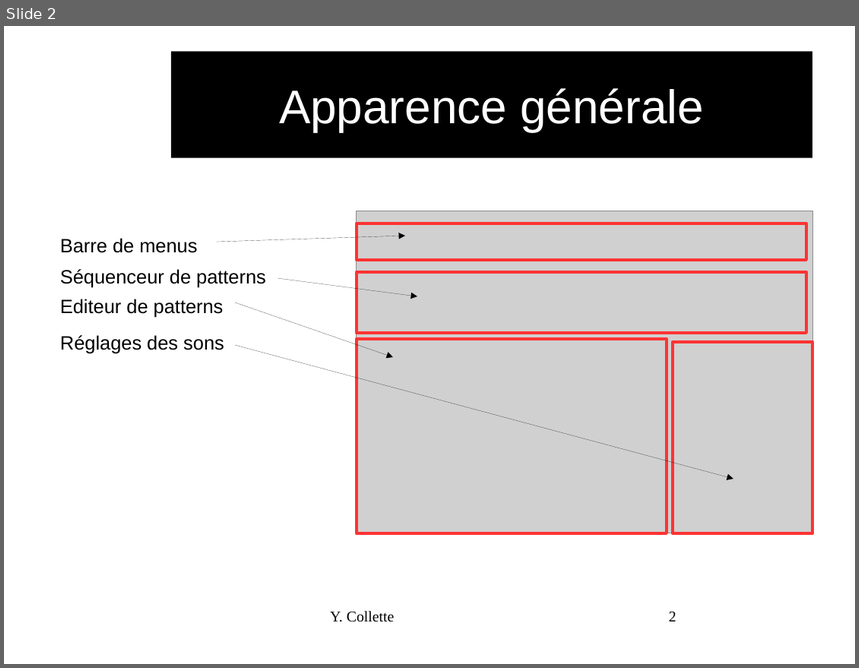
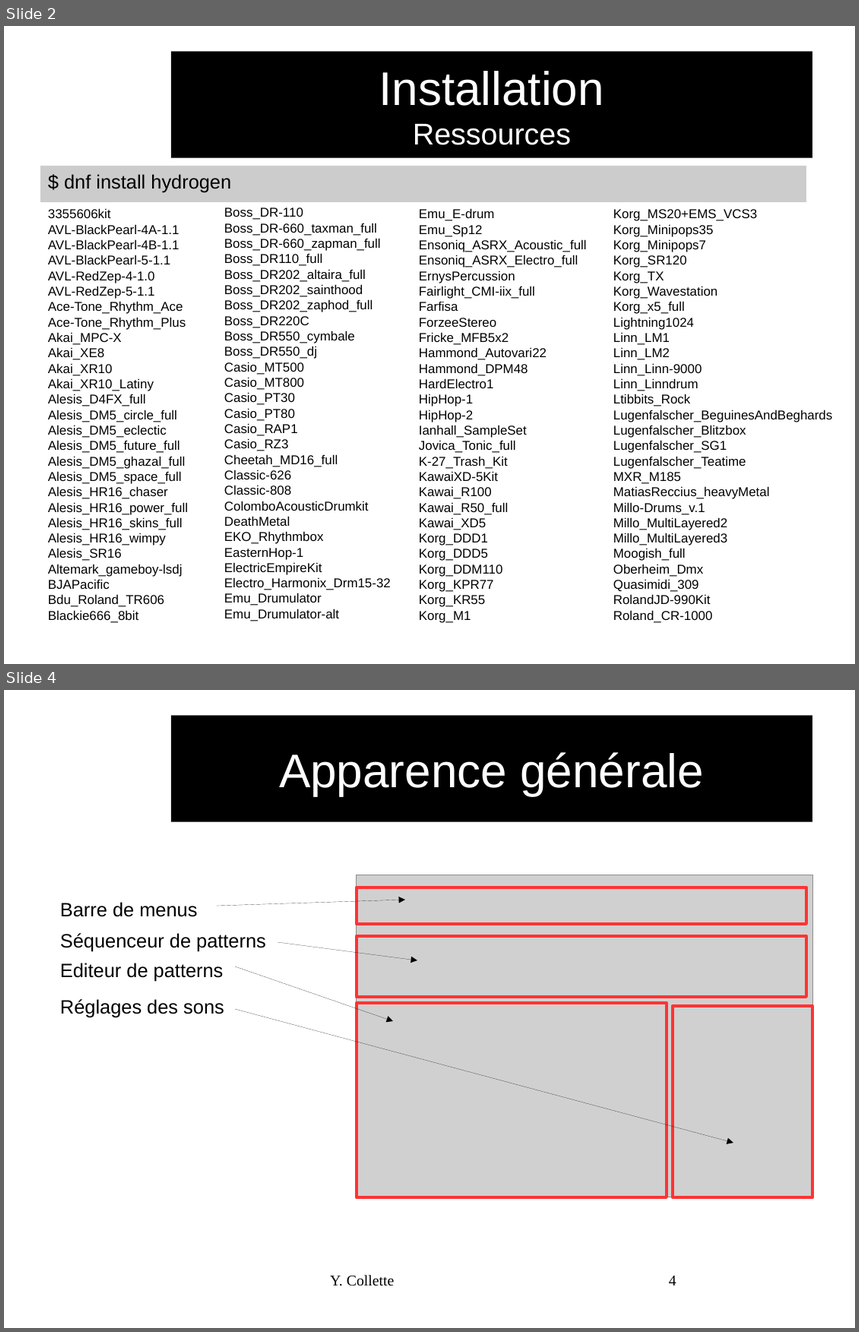
Before and after one commit to audinux/audinux.github.io, a slide deck: workshop/audio/Hydrogen.odp. Shown one above the other, each under a label of ours: slide 2 before the commit, slides 2 and 4 after it; the slides between them are not shown. The pictures are 859x668 and 859x1332 pixels, drawn with LibreOffice and Linux fonts; fonts in the diff are those of the drawing; grey boxes stand for pictures; background and template pictures are left out. Boxes give left, top, right and bottom in pixels: in the first picture for what was removed or moved away, otherwise in the second. Text is boxed around its words. In the diff, an @@ line names an element or a change of style, - is before the commit and + after.

```diff
--- a/workshop/audio/Hydrogen.odp
+++ b/workshop/audio/Hydrogen.odp
@@ slide 2 added at (4,26,855,664), background #FFFFFF @@
@@ title added at (172,52,813,158), fill #000000, 44 pt, text #FFFFFF @@
+Installation
+Ressources
@@ rectangle added at (40,166,807,202), fill #CCCCCC, 18 pt, text #000000 @@
+$ dnf install hydrogen
@@ text added at (224,208,391,606), 12 pt, text #000000 @@
+Boss_DR-110
+Boss_DR-660_taxman_full
+Boss_DR-660_zapman_full
+Boss_DR110_full
+Boss_DR202_altaira_full
+Boss_DR202_sainthood
+Boss_DR202_zaphod_full
+Boss_DR220C
+Boss_DR550_cymbale
+Boss_DR550_dj
+Casio_MT500
+Casio_MT800
+Casio_PT30
+Casio_PT80
+Casio_RAP1
+Casio_RZ3
+Cheetah_MD16_full
+Classic-626
+Classic-808
+ColomboAcousticDrumkit
+DeathMetal
+EKO_Rhythmbox
+EasternHop-1
+ElectricEmpireKit
+Electro_Harmonix_Drm15-32
+Emu_Drumulator
+Emu_Drumulator-alt
@@ text added at (48,208,188,607), 12 pt, text #000000 @@
+3355606kit
+AVL-BlackPearl-4A-1.1
+AVL-BlackPearl-4B-1.1
+AVL-BlackPearl-5-1.1
+AVL-RedZep-4-1.0
+AVL-RedZep-5-1.1
+Ace-Tone_Rhythm_Ace
+Ace-Tone_Rhythm_Plus
+Akai_MPC-X
+Akai_XE8
+Akai_XR10
+Akai_XR10_Latiny
+Alesis_D4FX_full
+Alesis_DM5_circle_full
+Alesis_DM5_eclectic
+Alesis_DM5_future_full
+Alesis_DM5_ghazal_full
+Alesis_DM5_space_full
+Alesis_HR16_chaser
+Alesis_HR16_power_full
+Alesis_HR16_skins_full
+Alesis_HR16_wimpy
+Alesis_SR16
+Altemark_gameboy-lsdj
+BJAPacific
+Bdu_Roland_TR606
+Blackie666_8bit
@@ text added at (419,208,587,607), 12 pt, text #000000 @@
+Emu_E-drum
+Emu_Sp12
+Ensoniq_ASRX_Acoustic_full
+Ensoniq_ASRX_Electro_full
+ErnysPercussion
+Fairlight_CMI-iix_full
+Farfisa
+ForzeeStereo
+Fricke_MFB5x2
+Hammond_Autovari22
+Hammond_DPM48
+HardElectro1
+HipHop-1
+HipHop-2
+Ianhall_SampleSet
+Jovica_Tonic_full
+K-27_Trash_Kit
+KawaiXD-5Kit
+Kawai_R100
+Kawai_R50_full
+Kawai_XD5
+Korg_DDD1
+Korg_DDD5
+Korg_DDM110
+Korg_KPR77
+Korg_KR55
+Korg_M1
@@ text added at (614,209,832,604), 12 pt, text #000000 @@
+Korg_MS20+EMS_VCS3
+Korg_Minipops35
+Korg_Minipops7
+Korg_SR120
+Korg_TX
+Korg_Wavestation
+Korg_x5_full
+Lightning1024
+Linn_LM1
+Linn_LM2
+Linn_Linn-9000
+Linn_Linndrum
+Ltibbits_Rock
+Lugenfalscher_BeguinesAndBeghards
+Lugenfalscher_Blitzbox
+Lugenfalscher_SG1
+Lugenfalscher_Teatime
+MXR_M185
+MatiasReccius_heavyMetal
+Millo-Drums_v.1
+Millo_MultiLayered2
+Millo_MultiLayered3
+Moogish_full
+Oberheim_Dmx
+Quasimidi_309
+RolandJD-990Kit
+Roland_CR-1000
@@ what was slide 2 is now slide 4 @@
@@ page number at (669,1276,677,1286): text changed @@
-2
+4
```
Also in this commit, not shown: 2 other slides added, 20 other files.
